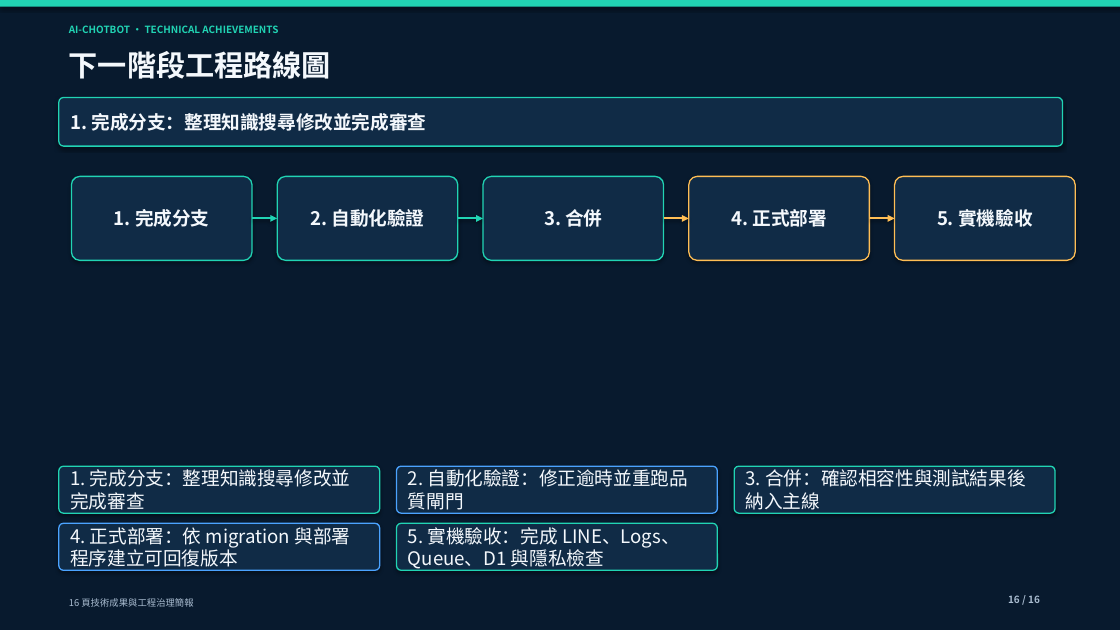
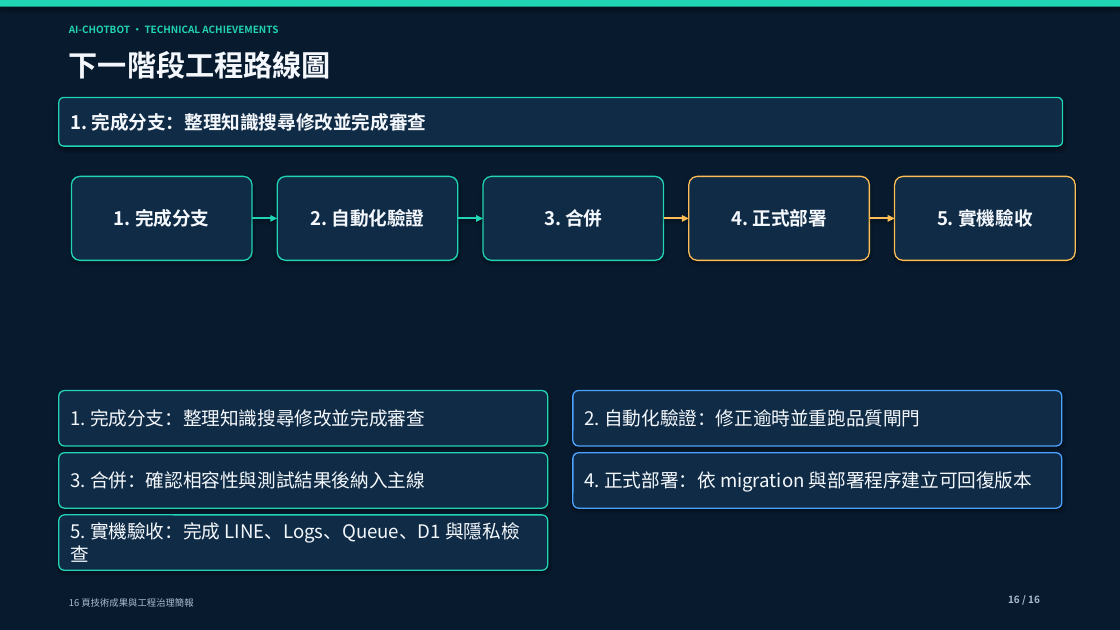
Before and after one commit to yamopeng0918/AI-ChotBot, a slide deck: slide 16 of docs/presentations/AI-ChotBot-technical-achievements.pptx. Drawn at 1120x630 pixels with LibreOffice and Linux fonts; fonts in the diff are those of the drawing. Boxes give left, top, right and bottom in pixels: in the first picture for what was removed or moved away, otherwise in the second. Text is boxed around its words. In the diff, an @@ line names an element or a change of style, - is before the commit and + after.

```diff
--- a/docs/presentations/AI-ChotBot-technical-achievements.pptx
+++ b/docs/presentations/AI-ChotBot-technical-achievements.pptx
@@ rounded rectangle "1. 完成分支：整理知識搜尋修改並完成審查": place and size @@
-rounded rectangle "1. 完成分支：整理知識搜尋修改並完成審查" at <box>59,466,380,513</box>
+rounded rectangle "1. 完成分支：整理知識搜尋修改並完成審查" at <box>59,391,548,446</box>
@@ rounded rectangle "2. 自動化驗證：修正逾時並重跑品質閘門": place and size @@
-rounded rectangle "2. 自動化驗證：修正逾時並重跑品質閘門" at <box>397,466,718,513</box>
+rounded rectangle "2. 自動化驗證：修正逾時並重跑品質閘門" at <box>573,391,1062,446</box>
@@ rounded rectangle "3. 合併：確認相容性與測試結果後納入主線": place and size @@
-rounded rectangle "3. 合併：確認相容性與測試結果後納入主線" at <box>734,466,1055,513</box>
+rounded rectangle "3. 合併：確認相容性與測試結果後納入主線" at <box>59,453,548,508</box>
@@ rounded rectangle "4. 正式部署：依 migration 與部署程序建立可回復版本": place and size @@
-rounded rectangle "4. 正式部署：依 migration 與部署程序建立可回復版本" at <box>59,523,380,571</box>
+rounded rectangle "4. 正式部署：依 migration 與部署程序建立可回復版本" at <box>573,453,1062,508</box>
@@ rounded rectangle "5. 實機驗收：完成 LINE、Logs、Queue、D1 與隱私檢查": place and size @@
-rounded rectangle "5. 實機驗收：完成 LINE、Logs、Queue、D1 與隱私檢查" at <box>397,523,718,571</box>
+rounded rectangle "5. 實機驗收：完成 LINE、Logs、Queue、D1 與隱私檢查" at <box>59,515,548,571</box>
```
Also in this commit, not shown: 12 other slides changed, 3 other files.
